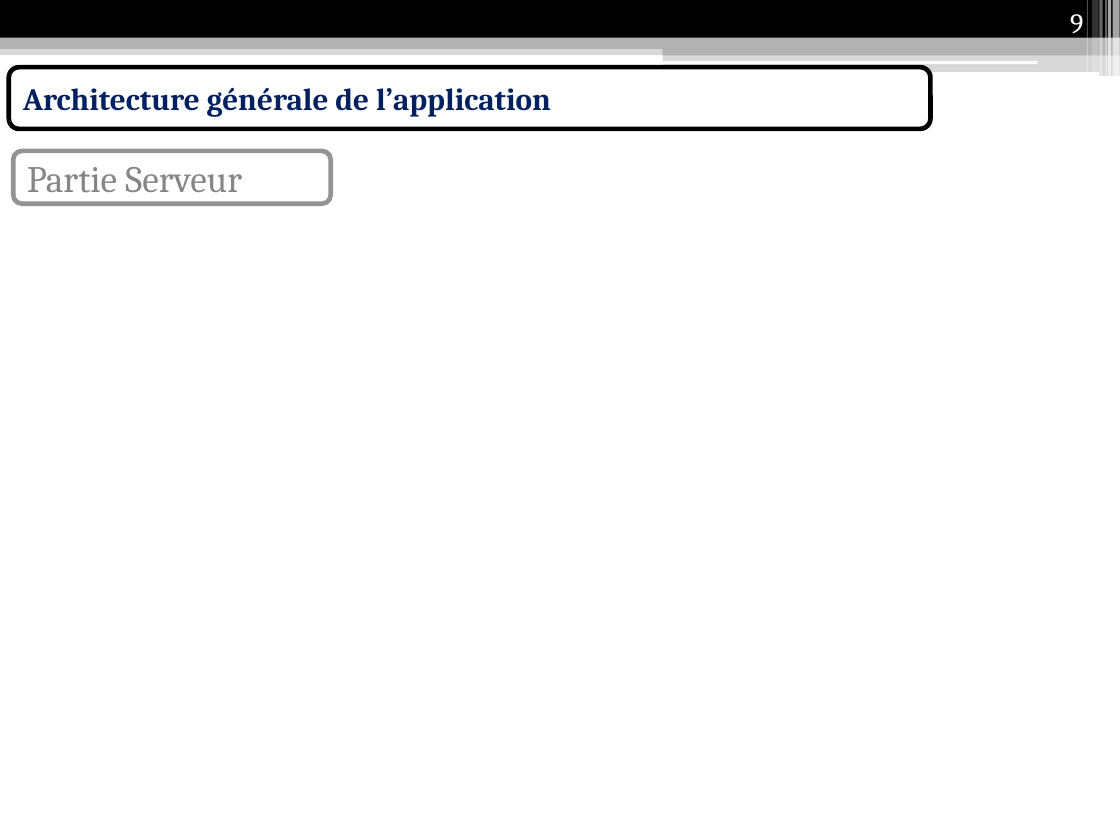
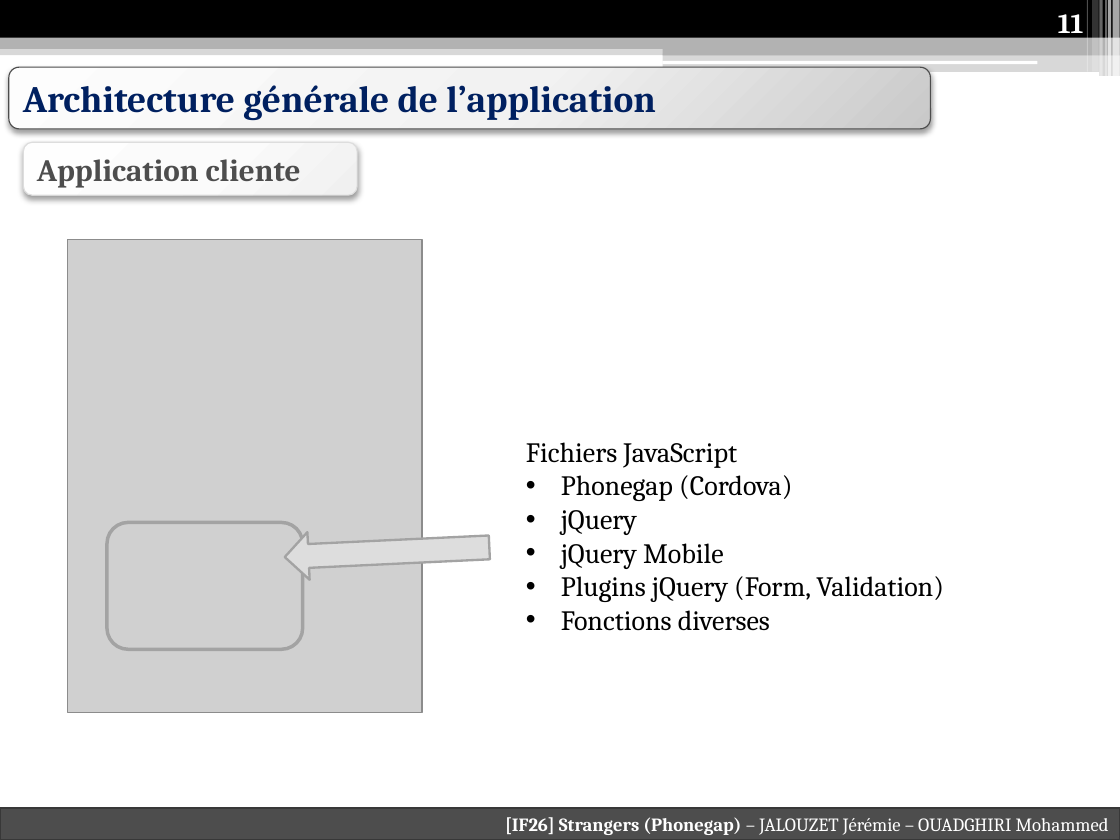
Before and after one commit to Anicky/Strangers-Phonegap, a slide deck: slide 11 of présentation/Présentation IF26.pptx (slide 9 before the commit). Drawn at 1120x840 pixels with LibreOffice and Linux fonts; fonts in the diff are those of the drawing; grey boxes stand for pictures. Boxes give left, top, right and bottom in pixels: in the first picture for what was removed or moved away, otherwise in the second. Text is boxed around its words. In the diff, an @@ line names an element or a change of style, - is before the commit and + after.

Commit message:
MAJ presentation + images utilisees

```diff
--- a/présentation/Présentation IF26.pptx
+++ b/présentation/Présentation IF26.pptx
@@ page number added at bbox=[1058, 14, 1084, 40], 18 pt, text #FFFFFF, bold @@
+11
@@ page number removed at bbox=[1070, 14, 1083, 40] @@
-9
@@ rounded rectangle "Architecture générale de l’application" at bbox=[9, 67, 931, 129]: size 20 to 24 pt; fill #FFFFFF to gradient #FEFEFE to #F2F2F2 to #C9C9C9; outline #000000 3 pt to #4D4D4D 0.75 pt; shadow on @@
@@ rounded rectangle added at bbox=[24, 142, 357, 195], fill gradient #FFFFFF to #FBFBFB to #F0F0F0, outline #DDDDDD 0.75 pt, 20 pt, text #4D4D4D, bold @@
+Application cliente
@@ rounded rectangle removed at bbox=[13, 151, 330, 204] @@
-Partie Serveur
@@ picture added at bbox=[67, 240, 422, 712] @@
@@ text added at bbox=[526, 442, 944, 631], 18 pt, text #000000 @@
+Fichiers JavaScript
+• Phonegap (Cordova)
+• jQuery
+• jQuery Mobile
+• Plugins jQuery (Form, Validation)
+• Fonctions diverses
@@ rounded rectangle added at bbox=[108, 522, 304, 648], outline #A3A3A3 2.25 pt @@
@@ down arrow added at bbox=[283, 524, 490, 582], fill #DDDDDD, outline #A3A3A3 1.5 pt @@
@@ rectangle added at bbox=[0, 808, 1120, 840], fill #4D4D4D, outline #393939 1.5 pt, 12 pt, text #FFFFFF @@
+[IF26] Strangers (Phonegap) – JALOUZET Jérémie – OUADGHIRI Mohammed
```
Also in this commit, not shown: 5 other slides changed, 5 slides added, 5 slides removed, 5 other files.
